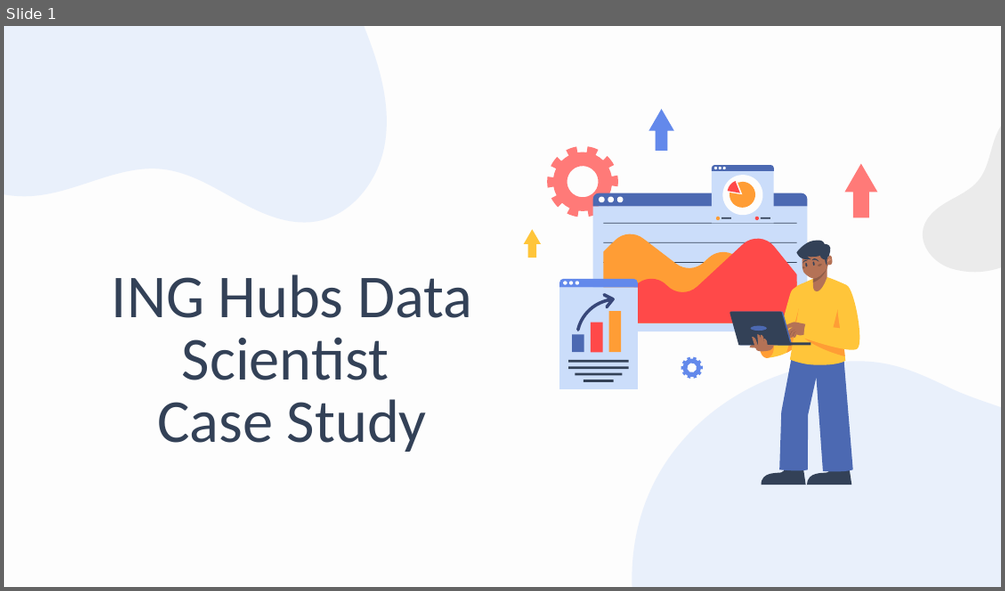
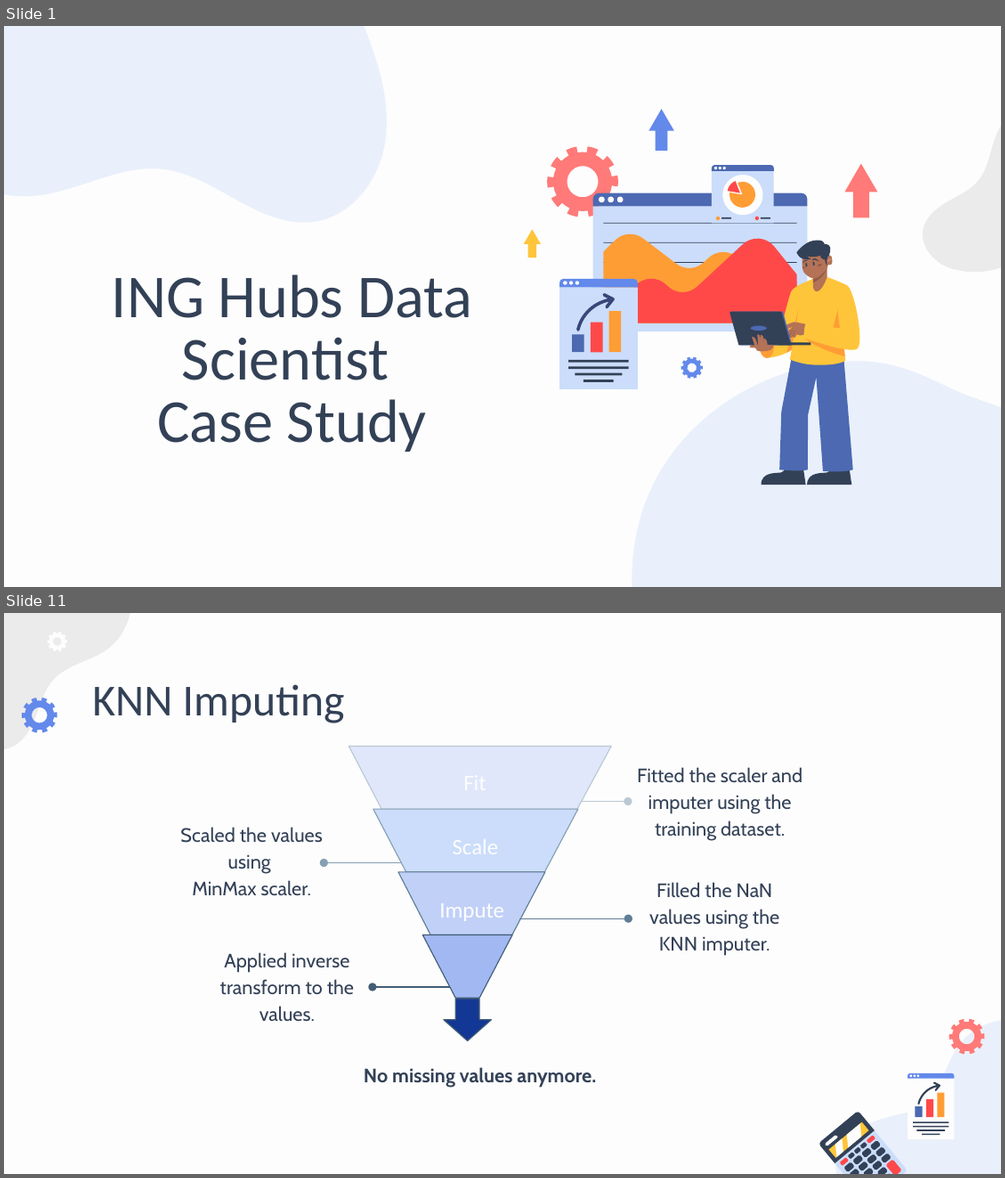
Before and after one commit to denizgunay/loan_delinquency, a slide deck: presentation.pptx. Shown one above the other, each under a label of ours: slide 1 before the commit, slides 1 and 11 after it; the slides between them are not shown. The pictures are 1005x591 and 1005x1178 pixels, drawn with LibreOffice and Linux fonts; fonts in the diff are those of the drawing. Boxes give left, top, right and bottom in pixels: in the first picture for what was removed or moved away, otherwise in the second. Text is boxed around its words. In the diff, an @@ line names an element or a change of style, - is before the commit and + after.

```diff
--- a/presentation.pptx
+++ b/presentation.pptx
@@ slide 11 added at [4, 613, 1001, 1174], background #FDFDFD @@
@@ freeform shape added at [4, 613, 157, 780], fill #EBEBEB @@
@@ freeform shape added at [47, 632, 67, 652], fill #FDFDFD @@
@@ title added at [92, 684, 345, 723], 32 pt, text #334157 @@
+KNN Imputing
@@ freeform shape added at [22, 698, 57, 732], fill #6389EB @@
@@ subtitle added at [637, 767, 802, 840], 14 pt, text #334157 @@
+Fitted the scaler and imputer using the training dataset.
@@ text added at [180, 827, 323, 895], 14 pt, text #334157 @@
+Scaled the values using
+MinMax scaler.
@@ text added at [439, 903, 503, 921], 16 pt, text #FDFDFD @@
+Impute
@@ text added at [649, 882, 779, 956], 14 pt, text #334157 @@
+Filled the NaN values using the KNN imputer.
@@ text added at [220, 952, 354, 1021], 14 pt, text #334157 @@
+Applied inverse transform to the values.
@@ group added at [324, 746, 628, 1040]: 4 freeform shapes, 4 arrows, 1 down arrow @@
@@ freeform shape added at [799, 992, 1001, 1174], fill #CBDDFA at 39% opacity @@
@@ freeform shape added at [949, 1019, 985, 1054], fill #FF7A78 @@
@@ text added at [364, 1067, 596, 1086], 14 pt, text #334157, bold @@
+No missing values anymore.
@@ group added at [818, 1073, 954, 1174]: 26 freeform shapes, 9 rectangles, 3 ellipses @@
```
Also in this commit, not shown: 2 slides changed, 17 other slides added, 3 slides removed, 8 other files.
